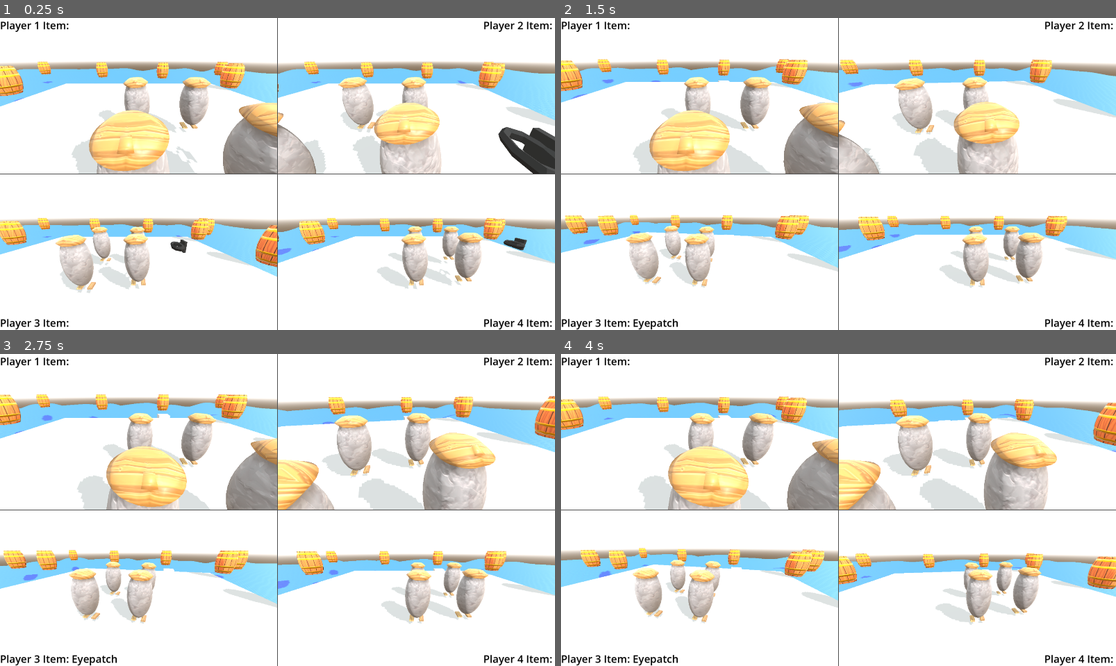
Above: before the commit, frames 1-4 (two rows, left to right).
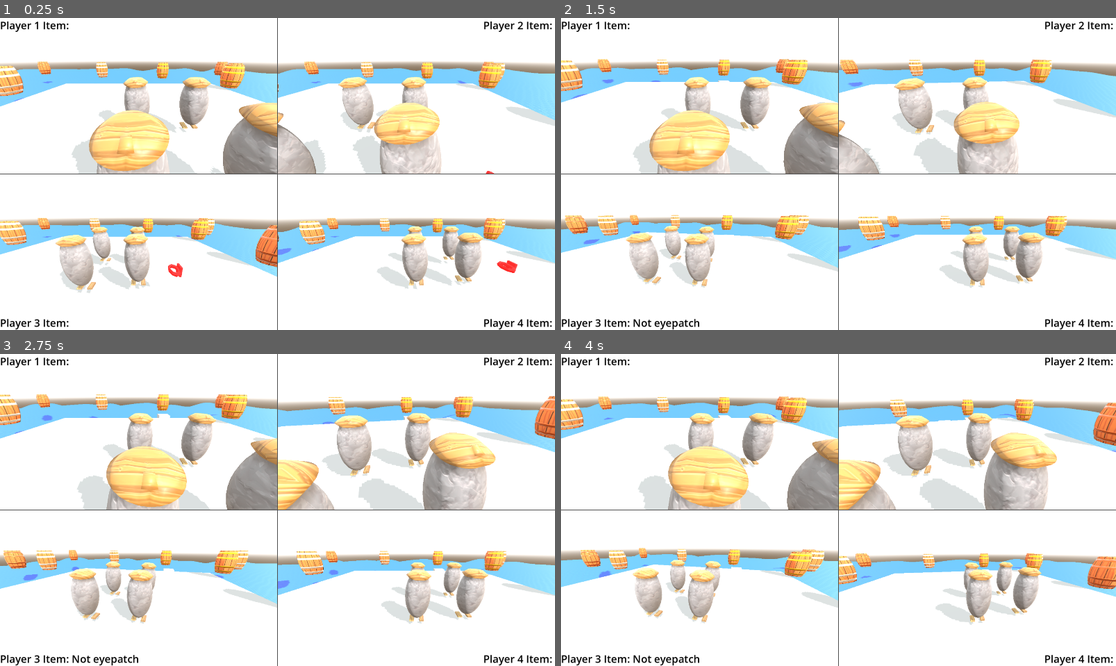
Above: after the commit, the same moments.

Repository: SofiaTilde/wrecked-DH2650-spel-project
Game: Godot game, scene res://node_3d.tscn
Two runs of this game, one before a commit and one after it. Both use one fixed random seed, a clock stepped at 60 frames per second and the inputs below.
Inputs (mouse positions are in pixels of both pictures, inside the frame that each line leads up to):
- Up to frame 1 (0.25 s): no input
- Up to frame 2 (1.5 s): move the mouse to (866, 174) at 0.52 s; move the mouse to (810, 174) at 1.27 s
- Up to frame 3 (2.75 s): move the mouse to (288, 503) at 2.02 s
- Up to frame 4 (4 s): move the mouse to (832, 516) at 2.77 s; move the mouse to (877, 513) at 3.52 s

The runs differ from the first frame. In frame 1, 2.5% of the frame differs, in the area x 0-100%, y 14-87%; in frame 2, 1.0%; in frame 3, 1.1%; in frame 4, 1.2%.

Commit message:
Add different barrel levels

Diff:
--- a/wrecked/barrel.gd
+++ b/wrecked/barrel.gd
@@ -1,12 +1,18 @@
 extends Area3D
 
 @export var itemscene: PackedScene
+@onready var material_copper = preload("res://items/barrel/barrel_copper.tres")
+@onready var material_silver = preload("res://items/barrel/barrel_silver.tres")
+@onready var material_gold = preload("res://items/barrel/barrel_gold.tres")
+
+enum BarrelLevel {Copper, Silver, Gold}
+var barrel_level = BarrelLevel.Copper
 
 func _on_body_entered(body) -> void:
 	if body is not CharacterBody3D:
 		return
 	var item_provider = itemscene.instantiate() as ItemProvider
-	var item_packed = item_provider.get_item()
+	var item_packed = item_provider.get_item(barrel_level)
 	var item = item_packed.instantiate()
 	get_parent().add_child(item)
 
@@ -23,10 +29,29 @@
 	await tween.finished
 
 	body.update_item_label(item.get_meta("item_name"))
+
 	item.visible = false
+	if is_instance_valid(item):
+		item.queue_free()
+	if is_instance_valid(item) and item.get_parent():
+		await item.tree_exited
 	await get_tree().create_timer(1).timeout
-	item.queue_free() # delete item
-	#! sometimes item doesn't disappear
-	await item.tree_exited
-	await get_tree().create_timer(1).timeout
-	self.queue_free() # delete self
+	self.queue_free()
+
+func barrelStart(x, z, level):
+	barrel_level = level
+	setTexture()
+	self.global_position = Vector3(x, 1.375, z)
+	self.visible = true
+
+func setTexture():
+	var mesh = self.find_child("BarrelMesh") as MeshInstance3D
+	if barrel_level == BarrelLevel.Gold:
+		mesh.set_surface_override_material(0, material_gold)
+	elif barrel_level == BarrelLevel.Silver:
+		mesh.set_surface_override_material(0, material_silver)
+	elif barrel_level == BarrelLevel.Copper:
+		mesh.set_surface_override_material(0, material_copper)
+	else: # if not gold/silver, set as copper
+		barrel_level = BarrelLevel.Copper
+		mesh.set_surface_override_material(0, material_copper)
--- a/wrecked/items/barrel.tscn
+++ b/wrecked/items/barrel.tscn
@@ -1,10 +1,8 @@
-[gd_scene load_steps=15 format=4 uid="uid://dnrtklvqut8jx"]
+[gd_scene load_steps=12 format=4 uid="uid://dnrtklvqut8jx"]
 
 [ext_resource type="Script" uid="uid://dwg5ycl86o41a" path="res://barrel.gd" id="1_7s1de"]
 [ext_resource type="PackedScene" uid="uid://6kx5nm2ecru" path="res://items/items.tscn" id="2_aqn5a"]
-[ext_resource type="Texture2D" uid="uid://drh2npkc3m02w" path="res://items/barrel/barrel_texture_gold.png" id="3_cw6fh"]
-[ext_resource type="Texture2D" uid="uid://caatypmigyv8w" path="res://items/barrel/barrel_orm.png" id="5_au58e"]
-[ext_resource type="Texture2D" uid="uid://dmy5dmc12sylp" path="res://items/barrel/barrel_normal.png" id="6_x5fqo"]
+[ext_resource type="Material" uid="uid://d3yvexhmvsay1" path="res://items/barrel/barrel_copper.tres" id="3_7s1de"]
 
 [sub_resource type="CapsuleShape3D" id="CapsuleShape3D_7s1de"]
 
@@ -42,12 +40,6 @@
 blend_shape_mode = 0
 shadow_mesh = SubResource("ArrayMesh_6nq62")
 
-[sub_resource type="ORMMaterial3D" id="ORMMaterial3D_pe0t7"]
-albedo_texture = ExtResource("3_cw6fh")
-orm_texture = ExtResource("5_au58e")
-normal_enabled = true
-normal_texture = ExtResource("6_x5fqo")
-
 [sub_resource type="Animation" id="Animation_i5arm"]
 length = 0.001
 tracks/0/type = "value"
@@ -61,6 +53,23 @@
 "transitions": PackedFloat32Array(1),
 "update": 0,
 "values": [0.0]
+}
+
+[sub_resource type="Animation" id="Animation_au58e"]
+resource_name = "barrel_float"
+length = 2.0
+loop_mode = 1
+tracks/0/type = "value"
+tracks/0/imported = false
+tracks/0/enabled = true
+tracks/0/path = NodePath(".:position:y")
+tracks/0/interp = 2
+tracks/0/loop_wrap = true
+tracks/0/keys = {
+"times": PackedFloat32Array(0.0333333, 1, 2),
+"transitions": PackedFloat32Array(1, 1, 1),
+"update": 0,
+"values": [0.0, 0.7, 0.0]
 }
 
 [sub_resource type="Animation" id="Animation_jka67"]
@@ -78,23 +87,6 @@
 "transitions": PackedFloat32Array(1, 1),
 "update": 0,
 "values": [0.0, 6.28319]
-}
-
-[sub_resource type="Animation" id="Animation_au58e"]
-resource_name = "barrel_float"
-length = 2.0
-loop_mode = 1
-tracks/0/type = "value"
-tracks/0/imported = false
-tracks/0/enabled = true
-tracks/0/path = NodePath(".:position:y")
-tracks/0/interp = 2
-tracks/0/loop_wrap = true
-tracks/0/keys = {
-"times": PackedFloat32Array(0.0333333, 1, 2),
-"transitions": PackedFloat32Array(1, 1, 1),
-"update": 0,
-"values": [0.0, 0.7, 0.0]
 }
 
 [sub_resource type="AnimationLibrary" id="AnimationLibrary_wc5p8"]
@@ -118,7 +110,7 @@
 transform = Transform3D(1.44928, 0, 0, 0, 1.44928, 0, 0, 0, 1.44928, 0, 0, 0)
 mesh = SubResource("ArrayMesh_50emm")
 skeleton = NodePath("")
-surface_material_override/0 = SubResource("ORMMaterial3D_pe0t7")
+surface_material_override/0 = ExtResource("3_7s1de")
 
 [node name="AnimationPositionY" type="AnimationPlayer" parent="BarrelMesh"]
 libraries = {
--- /dev/null
+++ b/wrecked/items/barrel/barrel_copper.tres
@@ -0,0 +1,11 @@
+[gd_resource type="ORMMaterial3D" load_steps=4 format=3 uid="uid://d3yvexhmvsay1"]
+
+[ext_resource type="Texture2D" uid="uid://bf0y8ips046ec" path="res://items/barrel/barrel_texture_copper.png" id="1_pq1fq"]
+[ext_resource type="Texture2D" uid="uid://dmy5dmc12sylp" path="res://items/barrel/barrel_normal.png" id="2_vw7sq"]
+[ext_resource type="Texture2D" uid="uid://caatypmigyv8w" path="res://items/barrel/barrel_orm.png" id="3_wm6uw"]
+
+[resource]
+albedo_texture = ExtResource("1_pq1fq")
+orm_texture = ExtResource("3_wm6uw")
+normal_enabled = true
+normal_texture = ExtResource("2_vw7sq")
--- /dev/null
+++ b/wrecked/items/barrel/barrel_gold.tres
@@ -0,0 +1,11 @@
+[gd_resource type="ORMMaterial3D" load_steps=4 format=3 uid="uid://cx7375xlkb82k"]
+
+[ext_resource type="Texture2D" uid="uid://drh2npkc3m02w" path="res://items/barrel/barrel_texture_gold.png" id="1_dssfa"]
+[ext_resource type="Texture2D" uid="uid://dmy5dmc12sylp" path="res://items/barrel/barrel_normal.png" id="2_vw7sq"]
+[ext_resource type="Texture2D" uid="uid://caatypmigyv8w" path="res://items/barrel/barrel_orm.png" id="3_wm6uw"]
+
+[resource]
+albedo_texture = ExtResource("1_dssfa")
+orm_texture = ExtResource("3_wm6uw")
+normal_enabled = true
+normal_texture = ExtResource("2_vw7sq")
--- /dev/null
+++ b/wrecked/items/barrel/barrel_silver.tres
@@ -0,0 +1,11 @@
+[gd_resource type="ORMMaterial3D" load_steps=4 format=3 uid="uid://q10wk3ctjypn"]
+
+[ext_resource type="Texture2D" uid="uid://h4xeqj3hkprl" path="res://items/barrel/barrel_texture_silver.png" id="1_i1wh8"]
+[ext_resource type="Texture2D" uid="uid://dmy5dmc12sylp" path="res://items/barrel/barrel_normal.png" id="2_vw7sq"]
+[ext_resource type="Texture2D" uid="uid://caatypmigyv8w" path="res://items/barrel/barrel_orm.png" id="3_wm6uw"]
+
+[resource]
+albedo_texture = ExtResource("1_i1wh8")
+orm_texture = ExtResource("3_wm6uw")
+normal_enabled = true
+normal_texture = ExtResource("2_vw7sq")
--- a/wrecked/items/barrel_generator.gd
+++ b/wrecked/items/barrel_generator.gd
@@ -2,14 +2,16 @@
 
 @onready var barrel_scene = preload("res://items/barrel.tscn")
 var rng = RandomNumberGenerator.new()
+enum BarrelLevel {Copper, Silver, Gold}
 
 func _ready():
 	rng.randomize()
-	for n in range(20):
-		createBarrel(rng.randf_range(-20.0, 20.0), rng.randf_range(-20.0, 20.0))
+	for n in range(7):
+		createBarrel(rng.randf_range(-20.0, 20.0), rng.randf_range(-20.0, 20.0), BarrelLevel.Copper)
+		createBarrel(rng.randf_range(-20.0, 20.0), rng.randf_range(-20.0, 20.0), BarrelLevel.Silver)
+		createBarrel(rng.randf_range(-20.0, 20.0), rng.randf_range(-20.0, 20.0), BarrelLevel.Gold)
 
-func createBarrel(x, z):
+func createBarrel(x, z, level):
 	var barrel = barrel_scene.instantiate()
 	add_child(barrel)
-	barrel.global_position = Vector3(x, 1.375, z)
-	barrel.visible = true
+	barrel.barrelStart(x, z, level)
--- a/wrecked/items/items.gd
+++ b/wrecked/items/items.gd
@@ -4,12 +4,33 @@
 @export var eyepatch: PackedScene
 @export var noteyepatch: PackedScene
 
-var itemlist: Array = []
+var copperItemlist: Array = []
+var silverItemlist: Array = []
+var goldItemlist: Array = []
+enum BarrelLevel {Copper, Silver, Gold}
 
 func _ready():
 	randomize()
 
-func get_item():
-	if itemlist.is_empty():
-		itemlist = [eyepatch, noteyepatch]
-	return itemlist.pick_random()
+func get_item(level):
+	if level == BarrelLevel.Gold:
+		return get_gold_item()
+	elif level == BarrelLevel.Silver:
+		return get_silver_item()
+	elif level == BarrelLevel.Copper:
+		return get_copper_item()
+
+func get_copper_item():
+	if copperItemlist.is_empty():
+		copperItemlist = [eyepatch, noteyepatch]
+	return copperItemlist.pick_random()
+
+func get_silver_item():
+	if silverItemlist.is_empty():
+		silverItemlist = [eyepatch, noteyepatch]
+	return silverItemlist.pick_random()
+
+func get_gold_item():
+	if goldItemlist.is_empty():
+		goldItemlist = [eyepatch, noteyepatch]
+	return goldItemlist.pick_random()
--- a/wrecked/node_3d.tscn
+++ b/wrecked/node_3d.tscn
@@ -167,6 +167,7 @@
 
 [node name="Barrel" parent="Barrel generator" instance=ExtResource("5_i5arm")]
 transform = Transform3D(0.69, 0, 0, 0, 0.69, 0, 0, 0, 0.69, 0, -10, 0)
+visible = false
 
 [node name="Platform1" parent="." instance=ExtResource("6_i5arm")]
 transform = Transform3D(1, 0, 0, 0, 1, 0, 0, 0, 1, 0, 0, -13.9944)
@@ -176,5 +177,4 @@
 
 [node name="Platform3" parent="." instance=ExtResource("6_i5arm")]
 transform = Transform3D(1, 0, 0, 0, 1, 0, 0, 0, 1, 9.39385, 0, -17.5806)
-
 visible = false
Binary file added: wrecked/items/barrel/barrel_texture_copper.png
Not shown, added: wrecked/items/barrel/barrel_texture_copper.png.import
Binary file changed: wrecked/items/barrel/barrel_texture_gold.png
Binary file added: wrecked/items/barrel/barrel_texture_silver.png
Not shown, added: wrecked/items/barrel/barrel_texture_silver.png.import
